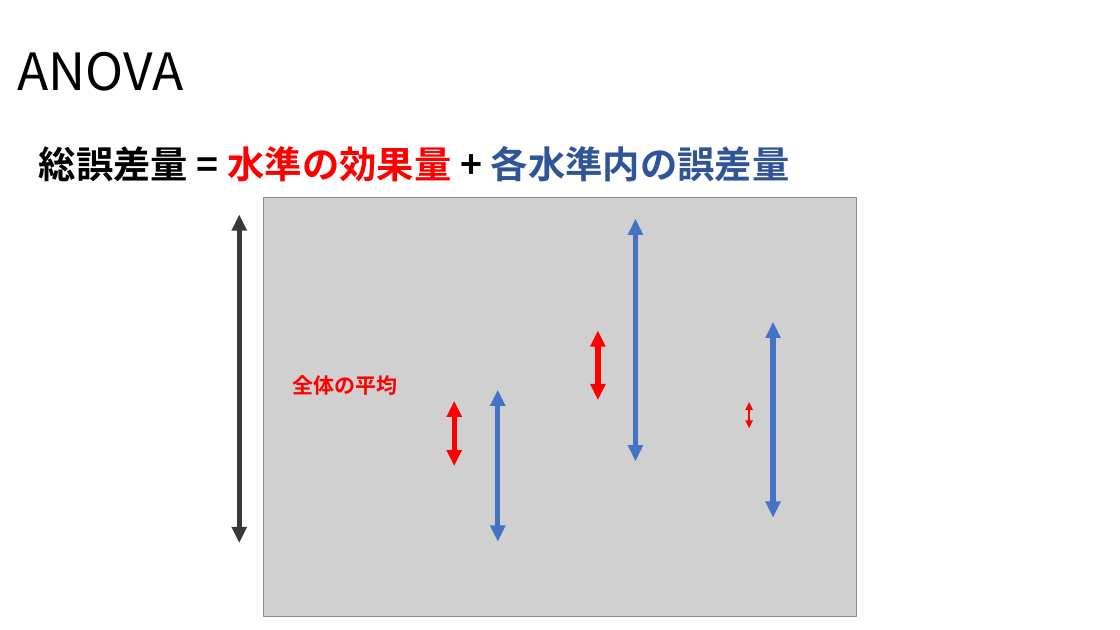
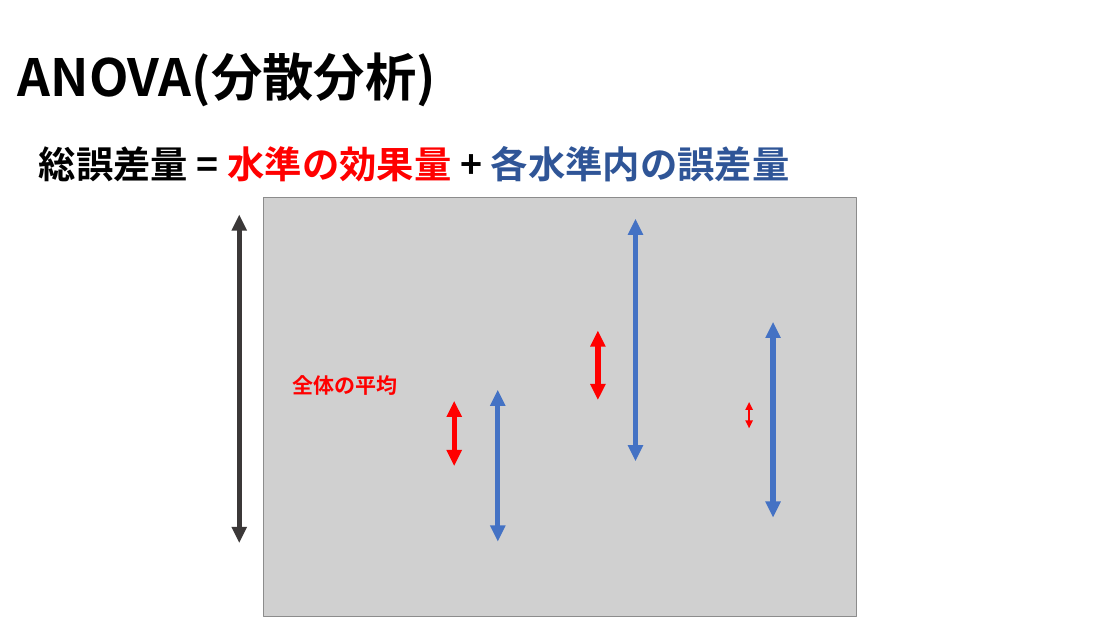
Before and after one commit to Yoshifumi14/stats, a slide deck: slide 19 of statistics2.pptx. Drawn at 1120x630 pixels with LibreOffice and Linux fonts; fonts in the diff are those of the drawing; grey boxes stand for pictures. Boxes give left, top, right and bottom in pixels: in the first picture for what was removed or moved away, otherwise in the second. Text is boxed around its words. In the diff, an @@ line names an element or a change of style, - is before the commit and + after.

```diff
--- a/statistics2.pptx
+++ b/statistics2.pptx
@@ title removed at (17, 51, 183, 91) @@
-ANOVA
@@ text added at (18, 52, 436, 107), 44 pt, text #000000, bold @@
+ANOVA(分散分析)
```
Also in this commit, not shown: 4 other slides changed, 1 slide removed, 5 other files.
